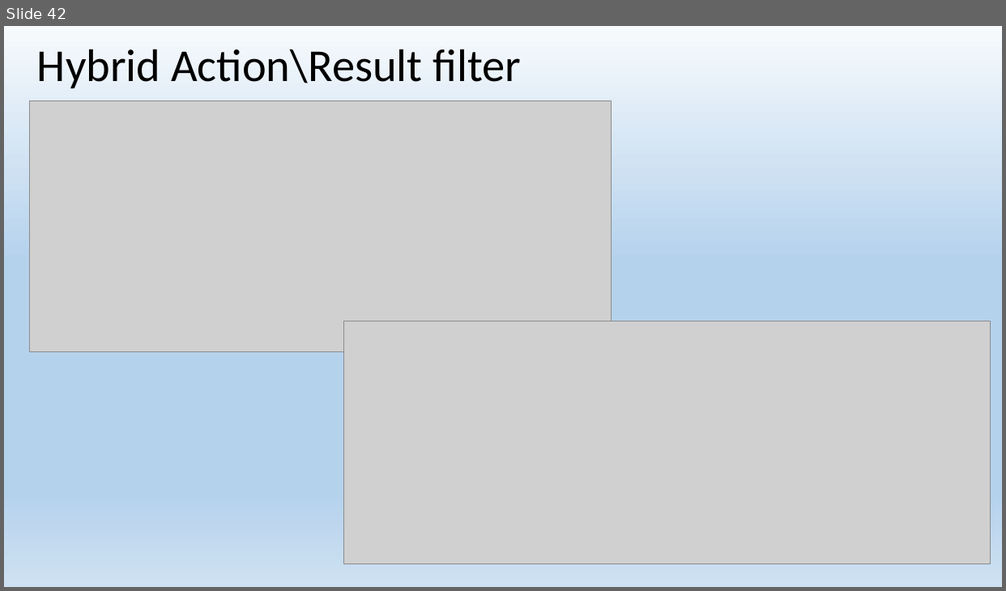
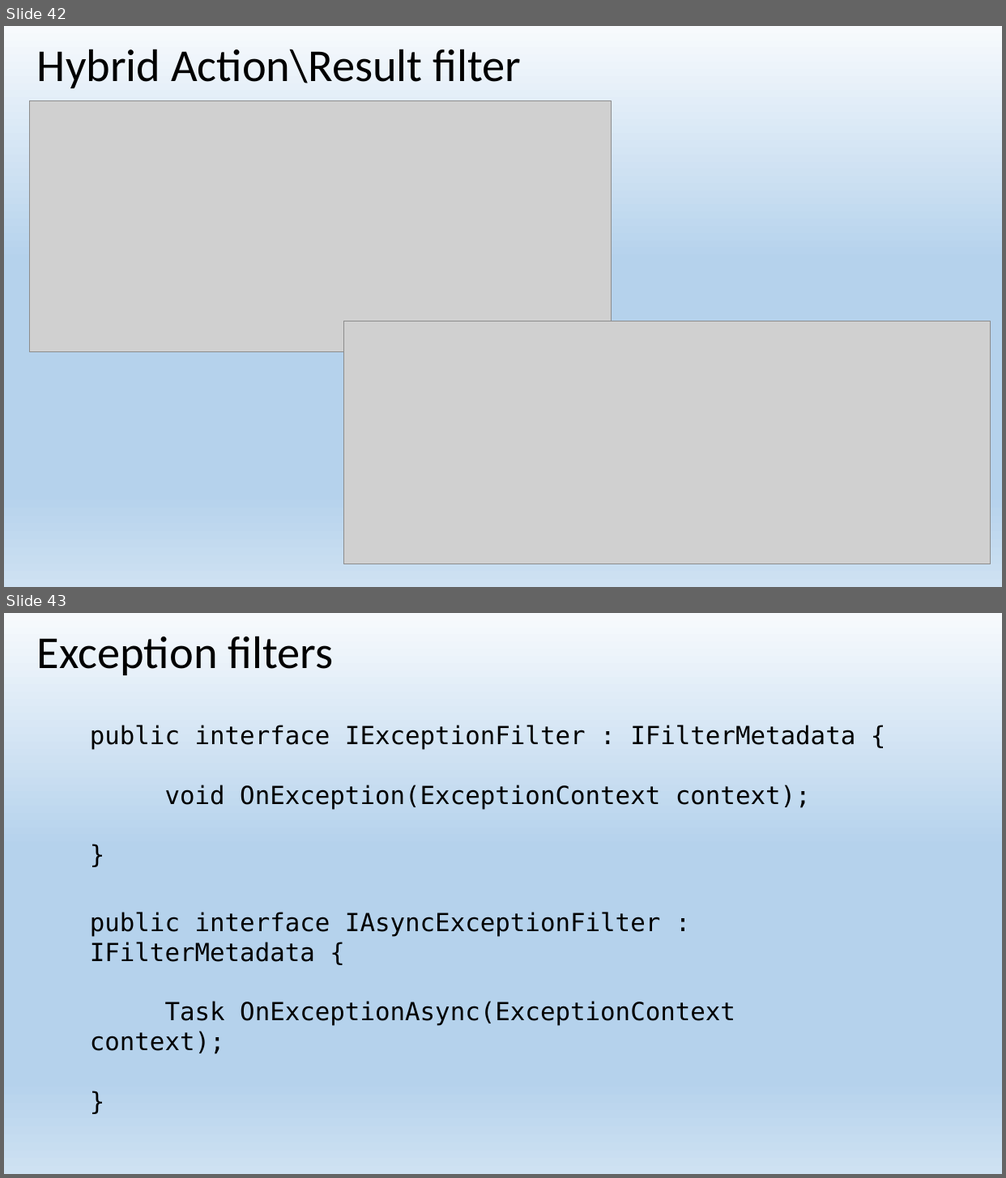
Before and after one commit to EPilyaev/ASPNetCoreMVC, a slide deck: AspNetCoreMVC.pptx. Shown one above the other, each under a label of ours: slide 42 before the commit, slides 42 and 43 after it. The pictures are 1006x591 and 1006x1178 pixels, drawn with LibreOffice and Linux fonts; fonts in the diff are those of the drawing; grey boxes stand for pictures. Boxes give left, top, right and bottom in pixels: in the first picture for what was removed or moved away, otherwise in the second. Text is boxed around its words. In the diff, an @@ line names an element or a change of style, - is before the commit and + after.

Commit message:
Start exception filters

```diff
--- a/AspNetCoreMVC.pptx
+++ b/AspNetCoreMVC.pptx
@@ slide 43 added at [4, 613, 1002, 1174], background gradient #F7FAFD to #B5D2EC to #CEE1F2 @@
@@ title added at [37, 636, 334, 675], 44 pt, text #000000 @@
+Exception filters
@@ text added at [90, 725, 855, 809], 24 pt, text #000000 @@
+public interface IExceptionFilter : IFilterMetadata {
+void OnException(ExceptionContext context);
+}
@@ text added at [90, 912, 735, 1054], 24 pt, text #000000 @@
+public interface IAsyncExceptionFilter : IFilterMetadata {
+Task OnExceptionAsync(ExceptionContext context);
+}
```
Also in this commit, not shown: 2 other slides added, 1 slide removed.
